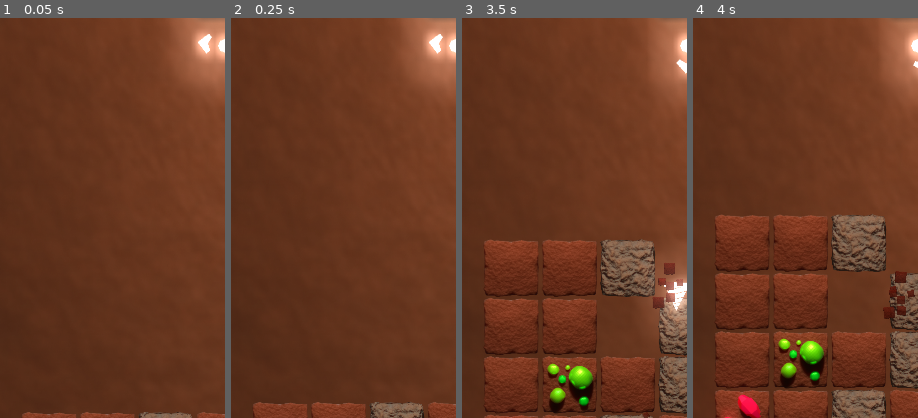
Above: before the commit, frames 1-4 (left to right).
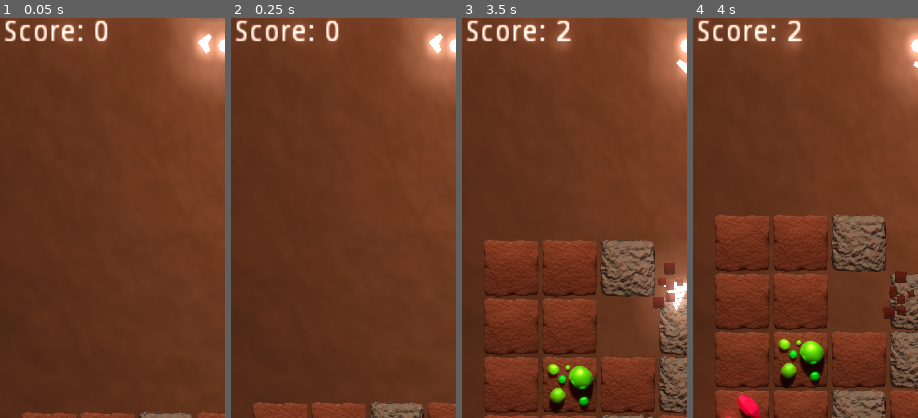
Above: after the commit, the same moments.

Repository: Maxic/arcade
Game: Godot game, scene res://main.tscn
Same seed, same stepped clock (60 frames per second), same inputs: the game is played once before the commit and once after it.
Inputs (mouse positions are % of the whole screen's width and height, from its top left):
- Up to frame 1 (0.05 s): no input
- Up to frame 2 (0.25 s): no input
- Up to frame 3 (3.5 s): move the mouse to (72, 45) at 0.52 s; press the mouse at (72, 45) at 0.53 s; move the mouse to (30, 55) at 1.27 s; release the mouse at (30, 55) at 1.28 s; click (30, 55) at 1.35 s; move the mouse to (60, 28) at 2.02 s; press the mouse at (60, 28) at 2.03 s; move the mouse to (45, 70) at 2.77 s; release the mouse at (45, 70) at 2.78 s; click (45, 70) at 2.85 s
- Up to frame 4 (4 s): move the mouse to (80, 65) at 3.52 s; press the mouse at (80, 65) at 3.53 s
The pictures show only the part of the screen within x 0-50%, y 0-50%; the shares and areas given below are measured in that part.

The runs differ from the first frame. In frame 1, 1.2% of the frame differs, in the area x 1-48%, y 0-6%; in frame 2, 1.2%; in frame 3, 1.4%, in the area x 1-49%, y 0-8%; in frame 4, 1.4%.

Commit message:
add score

Diff:
--- a/main.tscn
+++ b/main.tscn
@@ -1,9 +1,10 @@
-[gd_scene load_steps=10 format=2]
+[gd_scene load_steps=11 format=2]
 
 [ext_resource path="res://script/game_logic.gd" type="Script" id=1]
 [ext_resource path="res://scenes/bot.tscn" type="PackedScene" id=2]
 [ext_resource path="res://script/shake_cam.gd" type="Script" id=3]
 [ext_resource path="res://assets/bg.png" type="Texture" id=4]
+[ext_resource path="res://script/score_label.gd" type="Script" id=5]
 [ext_resource path="res://assets/dirt_xs.png" type="Texture" id=6]
 [ext_resource path="res://script/area_up.gd" type="Script" id=7]
 
@@ -32,6 +33,27 @@
 "_edit_use_anchors_": false
 }
 
+[node name="ui" type="Control" parent="."]
+anchor_right = 1.0
+anchor_bottom = 1.0
+__meta__ = {
+"_edit_use_anchors_": false
+}
+
+[node name="score_label" type="Label" parent="ui"]
+anchor_left = 0.5
+anchor_right = 0.5
+margin_left = 7.86201
+margin_top = 10.6787
+margin_right = 42.862
+margin_bottom = 24.6787
+rect_scale = Vector2( 5, 5 )
+text = "Score"
+script = ExtResource( 5 )
+__meta__ = {
+"_edit_use_anchors_": false
+}
+
 [node name="bot" parent="." instance=ExtResource( 2 )]
 
 [node name="wall_left" type="StaticBody2D" parent="."]
@@ -54,7 +76,7 @@
 shape = SubResource( 2 )
 
 [node name="area_up" type="Area2D" parent="."]
-position = Vector2( 540, 0 )
+position = Vector2( 540, 200 )
 rotation = 1.5708
 script = ExtResource( 7 )
 
--- a/script/area_up.gd
+++ b/script/area_up.gd
@@ -5,4 +5,4 @@
 	if block is Block:
 		if block.type == "rock":
 			GameState.dead = true
-			GameState.score = "YOU ARE DEAD, SCORE: " + GameState.score
+			GameState.score = str(GameState.score) + " dead.."
--- a/script/block.gd
+++ b/script/block.gd
@@ -18,6 +18,7 @@
 var gem_scene
 var type
 var block_hp
+var score
 
 func _init(block_type):
 	self.type = block_type
@@ -37,22 +38,27 @@
 		sprite.texture = dirt_sprite
 		gem_scene = null
 		block_hp = 1
+		score = 1
 	elif type == "emerald":
 		sprite.texture = emerald_sprite
 		gem_scene = gem_emerald_scene
 		block_hp = 2
+		score = 200
 	elif type == "diamond":
 		sprite.texture = diamond_sprite
 		gem_scene = gem_diamond_scene
 		block_hp = 2
+		score = 500
 	elif type == "ruby":
 		sprite.texture = ruby_sprite
 		gem_scene = gem_ruby_scene
 		block_hp = 2
+		score = 300
 	elif type == "rock":
 		sprite.texture = rock_sprite
 		gem_scene = null
 		block_hp = 3
+		score = 1
 
 	# add children
 	add_child(sprite)
@@ -79,4 +85,6 @@
 			gem.position = Vector2(global_position.x + 70, global_position.y + 70)
 			get_parent().add_child(gem)
 
+		GameState.score += score
+
 		queue_free()
--- /dev/null
+++ b/script/score_label.gd
@@ -0,0 +1,4 @@
+extends Label
+
+func _physics_process(delta):
+	text = "Score: " + str(GameState.score)
